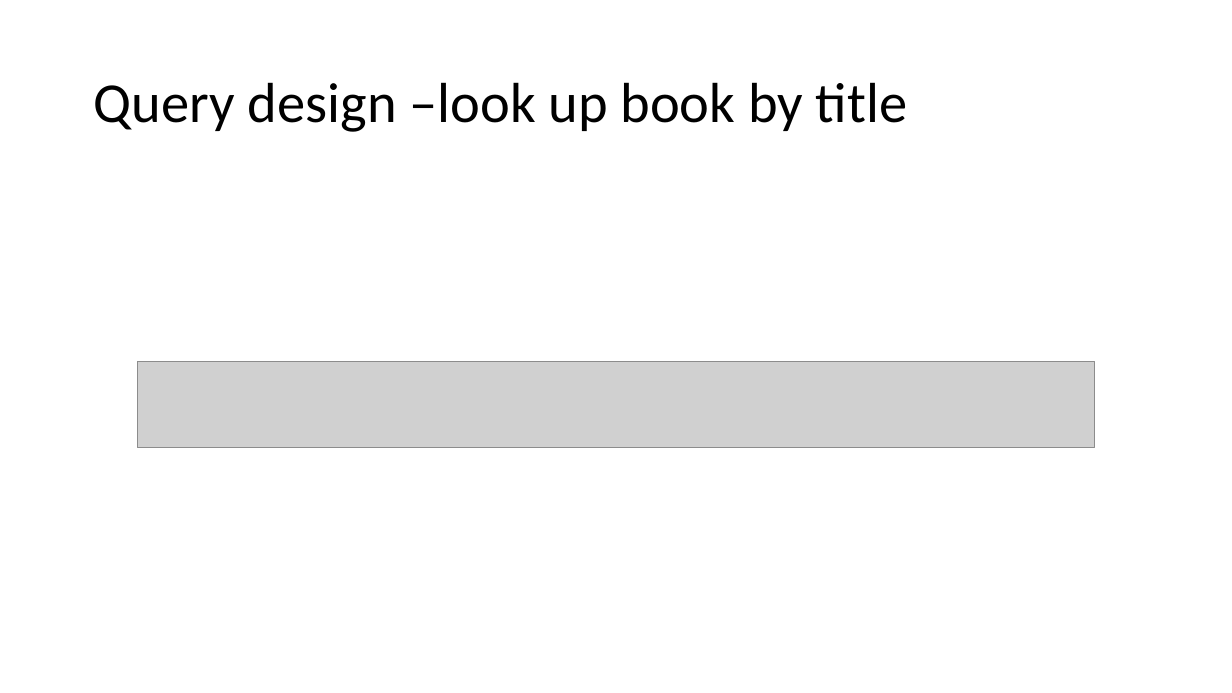
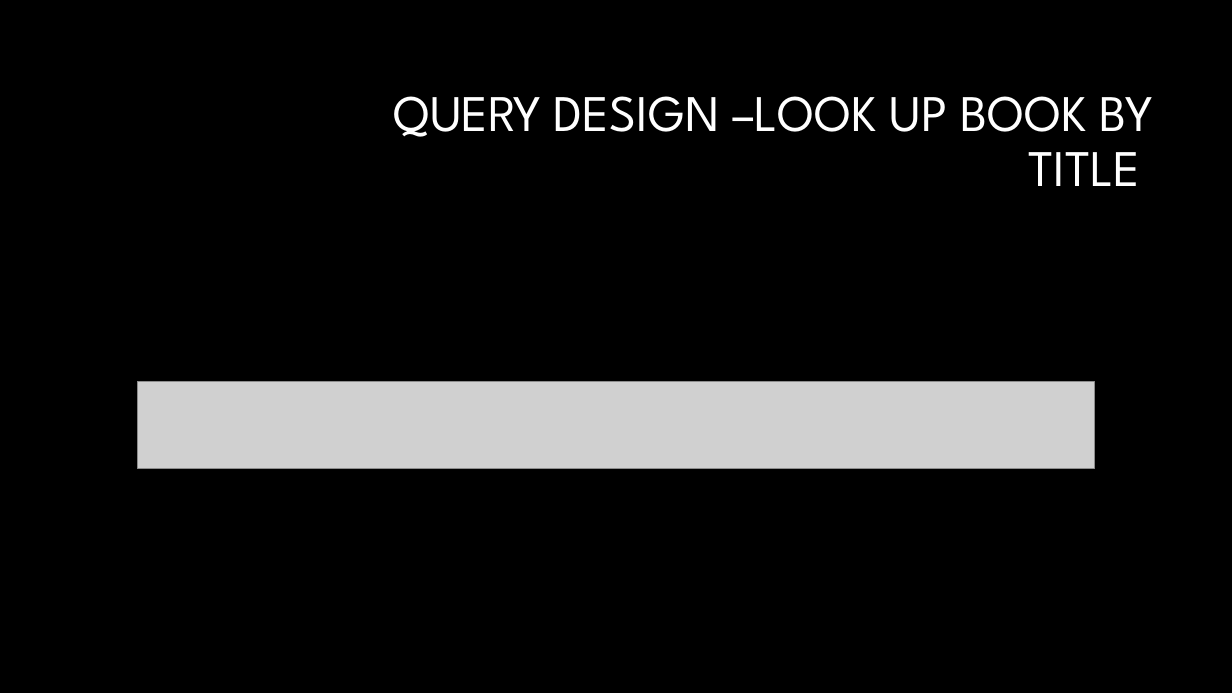
Before and after one commit to AndreasRichardsen/gtl_project, a slide deck: slide 7 of presentation material/Exam Presentation.pptx. Drawn at 1232x693 pixels with LibreOffice and Linux fonts; fonts in the diff are those of the drawing; grey boxes stand for pictures; background and template pictures are left out. Boxes give left, top, right and bottom in pixels: in the first picture for what was removed or moved away, otherwise in the second. Text is boxed around its words. In the diff, an @@ line names an element or a change of style, - is before the commit and + after.

```diff
--- a/presentation material/Exam Presentation.pptx
+++ b/presentation material/Exam Presentation.pptx
@@ background #FFFFFF to #000000 @@
@@ title at bbox=[394, 96, 1153, 186]: text changed; size 44 to 40 pt; font Calibri to League Spartan; text colour #000000 to #FFFFFF @@
-Query design –look up book by title
+QUERY DESIGN –LOOK UP BOOK BY TITLE
@@ picture: place and size @@
-picture at bbox=[137, 361, 1094, 448]
+picture at bbox=[137, 382, 1094, 469]
```
Also in this commit, not shown: 19 other slides changed, 2 slides added, 2 slides removed.
